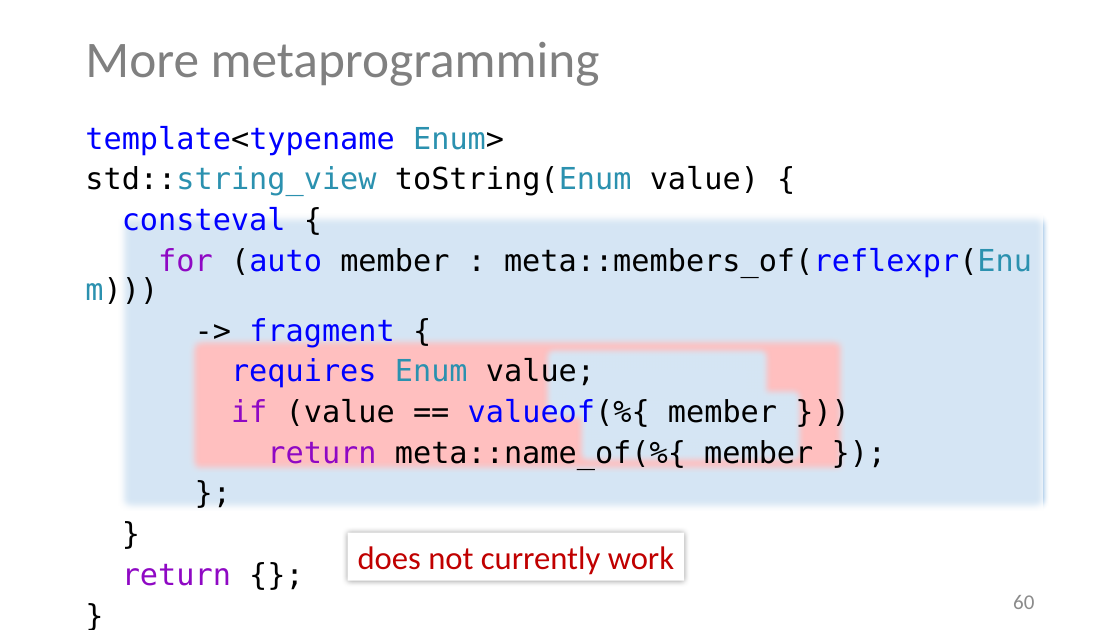
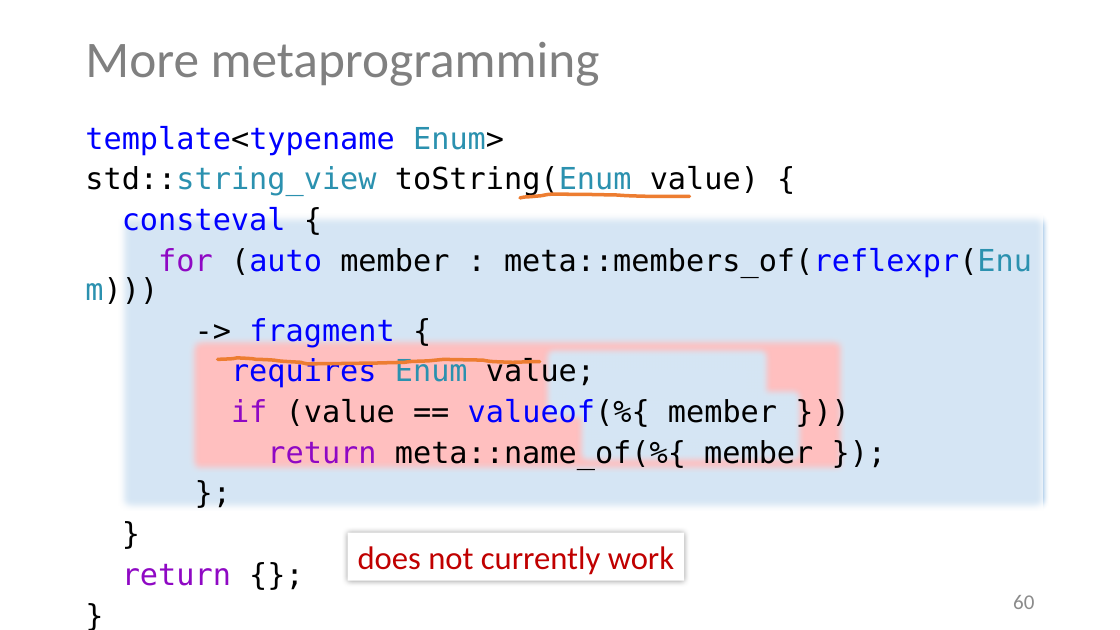
Before and after one commit to toughengineer/talks, a slide deck: slide 60 of C++ On Sea 2020/metaprogramming-cpponsea.pptx. Drawn at 1120x630 pixels with LibreOffice and Linux fonts; fonts in the diff are those of the drawing. Boxes give left, top, right and bottom in pixels: in the first picture for what was removed or moved away, otherwise in the second. Text is boxed around its words. In the diff, an @@ line names an element or a change of style, - is before the commit and + after.

```diff
--- a/C++ On Sea 2020/metaprogramming-cpponsea.pptx
+++ b/C++ On Sea 2020/metaprogramming-cpponsea.pptx
@@ freeform shape added at (520, 194, 690, 198), outline #ED7D31 3 pt @@
@@ freeform shape added at (218, 358, 539, 364), outline #ED7D31 3 pt @@
```
Also in this commit, not shown: 1 other slide changed, 1 other file.
